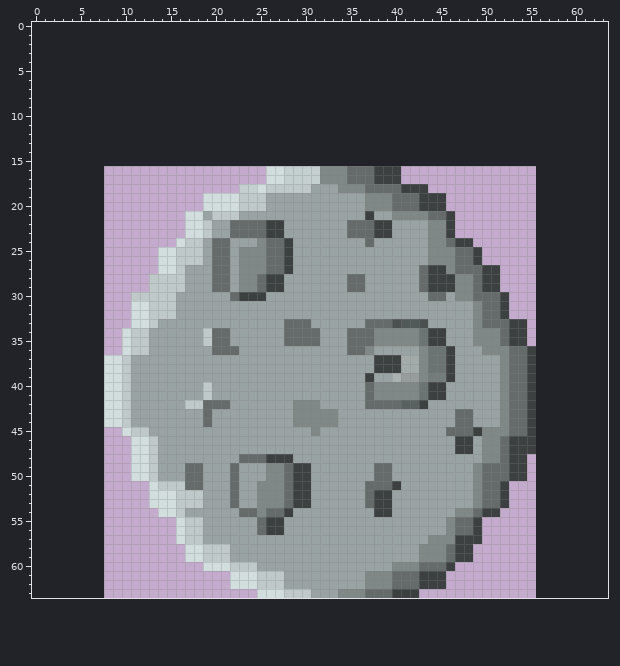
Pixel-art sprite -- enemy/MeteoEnemy3.png. The first picture shows the starting point.
The file is 48x48 pixels. Colours within 5 levels of each other are drawn and written as one. The old version is drawn lined up with the new one, on the new canvas.
After:
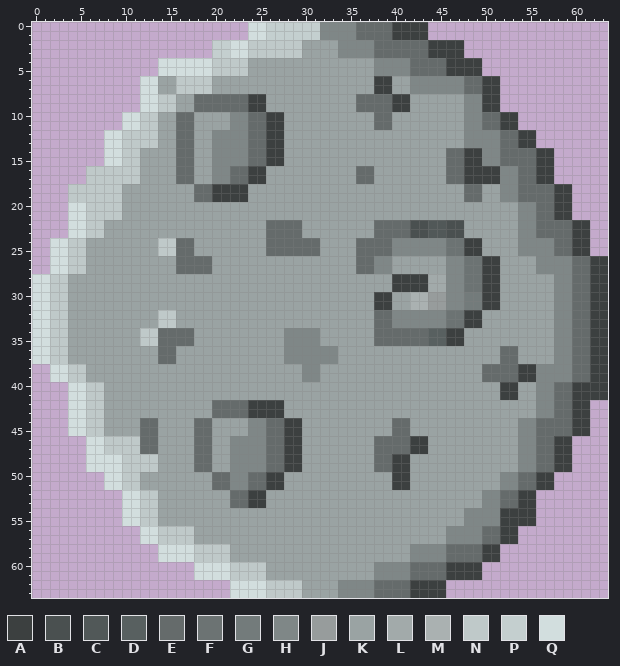
Palette (. is transparent): A #3c4040  B #4a5050  C #515858  D #586060  E #656b6b  F #6c7373  G #737b7b  H #7f8787  J #979c9c  K #9aa3a3  L #a2aaaa  M #aab1b1  N #bfc9c9  P #c4cfcf  Q #d2dede
Change:
canvas 48x48 -> 64x64, the old top-left corner now at 8,16
Changed rows in their new state; - is an unchanged pixel.
first column x 0:
 0 ------------------------QQPPPPPPHHHHEEEEAAAA--------------------
 1 ------------------------QQPPPPPPHHHHEEEEAAAA--------------------
 2 --------------------PPQQNNNNNNKKKKHHHHEEEEEEAAAA----------------
 3 --------------------PPQQNNNNNNKKKKHHHHEEEEEEAAAA----------------
 4 --------------QQQQQQNNNNKKKKKKKKKKKKKKHHHHEEEEAAAA--------------
 5 --------------QQQQQQNNNNKKKKKKKKKKKKKKHHHHEEEEAAAA--------------
 6 ------------QQKKNNNNKKKKKKKKKKKKKKKKKKAAKKHHHHHHEEAA------------
 7 ------------QQKKNNNNKKKKKKKKKKKKKKKKKKAAKKHHHHHHEEAA------------
 8 ------------QQNNKKEEEEEEAAKKKKKKKKKKEEEEAAKKKKKKHHAA------------
 9 ------------QQNNKKEEEEEEAAKKKKKKKKKKEEEEAAKKKKKKHHAA------------
10 ----------QQNNKKEEKKKKHHEEAAKKKKKKKKKKEEKKKKKKKKHHEEAA----------
11 ----------QQNNKKEEKKKKHHEEAAKKKKKKKKKKEEKKKKKKKKHHEEAA----------
12 --------QQNNNNKKEEKKHHHHEEAAKKKKKKKKKKKKKKKKKKKKHHHHEEAA--------
13 --------QQNNNNKKEEKKHHHHEEAAKKKKKKKKKKKKKKKKKKKKHHHHEEAA--------
14 --------QQNNKKKKEEKKHHHHEEAAKKKKKKKKKKKKKKKKKKEEAAHHEEEEAA------
15 --------QQNNKKKKEEKKHHHHEEAAKKKKKKKKKKKKKKKKKKEEAAHHEEEEAA------
16 ------NNNNNNKKKKEEKKHHEEAAKKKKKKKKKK--KKKKKKKKEEAAAAHHEEAA------
17 ------NNNNNNKKKKEEKKHHEEAAKKKKKKKKKK--KKKKKKKKEEAAAAHHEEAA------
18 ----NNNNNNKKKKKKKKEEAAAAKKKKKKK---KKKKKKKKKKKKKKEEKKHHEEEEAA----
19 ----NNNNNNKKKKKKKKEEAAAAKK-----------KKKKKKKKKKKEEKKHHEEEEAA----
20 ----QQNNNNKKKKKKKKKKKKKKKK-----------KKKKKKKKKKKKKKKKKHHEEAA----
21 ----QQNNNNKKKKKKKKK-KKK--------------K--KKKKKKKKKKKKKKHHEEAA----
22 ----QQNNKKKKKKKKKKKK--KKKKEEEE-----KKKEEEEBBCCBBKKKKKKHHEEEEAA--
23 ----QQNNKKKKKKKKKKKK--KKKKEEEE-----KKKEEEEBBCCBBKKKKKKHHEEEEAA--
24 --QQNNKKKKKKKKNNEEK-KK---K--EEEE----E-EEHHHH--FF-AKKKKHHHHEEAA--
25 --QQNNKKKKKKKKNNEEK-KK-KKK--EEEE----EEEEHHHH--FFA-KKKKHHHHEEAA--
26 --QQNNKKKKKKKKKKEEEEKK-KKKKKK-------EEHH----KK-HFFAAKKKKHHHHEEAA
27 --QQNNKKKKKKKKKKEEEEKK-KKKKKK-------EEHH---KKK-HFF--KKKKHHHHEEAA
28 QQNNKKKKKKKKKKKKK---KK-KKKKK-------KK---AAAALLH-FF--KKKKKKHHEEAA
29 QQNNKKKKKKKKKKKKK---KK-KKKKK-------KK---AAAALLH-FF--KKKKKKHHEEAA
30 QQNNKKKKKKKKKKKK------KKKK------------AA--MMJJH-GGAAKKKKKKHHEEAA
31 QQNNKKKKKKKKKKKK----------------------AA--MMJJHHGGAAKKKKKKHHEEAA
32 QQNNKKKKKKKKKK------------------------EEHHHHHHFFAAKKKKKKKKHHEEAA
33 QQNNKKKKKKKKKKNN------------KKK------K--HHHHHHFFAAKKKKKKKKHHEEAA
34 QQNNKKKKKKKK-NEEEE-KKK------HHHH---KKKEEEEEEDDAA-KKKKKKKKKHHEEAA
35 QQNNKKKKKKKK-NEEEE-KKK------HHHH---KKKEEEEEEDDAA-KKKKKKKKKHHEEAA
36 QQNNKKKKKKKKK-EE----KKK-----HHHHHH-KKK-----KKKK---KKE-KKKKHHEEAA
37 QQNNKKKKKKK---EE------------HHHHHH----KKKKKKKKK-----E-KKKKHHEEAA
38 --QQNNKKKKK-------------------HH------KKKKKKKKK---EEE-A-HHHHEEAA
39 --QQNNKKKKK-------------------HH-----K--KKKKKKK---EEE-A-HHHHEEAA
40 ----QQNNKKK--------K-----------------KKKKKKKKK------AAKKHHEEAAAA
41 ----QQNNKKK--------K-----------------KKKKKKKKK------AAKKHHEEAAAA
42 ----QQNNKKK------KKK--EEAAAA-KKK-----KKKKKKK--------KKKKHHEEAA--
43 ----QQNNKKK--------KEEEEAAAA-KKKKK-------------KK---KKKKHHEEAA--
44 ----QQNNKKK-EE----E-----HHEEAAKKKK------EE-----KK---KKHHEEEEAA--
45 ----QQNNKKKKEE----EE----HHEEAA-K--------EE----KKKKKKKKHHEEEEAA--
46 ------QQNNNNEE----EE--HHHHEEAA--------EEEEAA---KK-KKKKHHEEAA----
47 ------QQNNNNEE----EE--HHHHEEAA--------EEEEAA---KK-KKKKHHEEAA----
48 ------QQQQNNN-----EE--HHHHEE-A--------EEAA--------KKKKHHEEAA----
49 ------QQQQNNN----K-E--HHHHEEA-K---------AA-------KKKKKHHEEAA----
50 --------QQNNKK---KK-EEHHEEAAKKK-------KKAA-------KKKHHEEAA------
51 --------QQNNKKKKKKK-EEHHEEAAKKK------KKK-A-------KKKHHEEAA------
52 ----------QQNNKKKKK----EAAKKKKK------KKK---------KHHEEAA--------
53 ----------QQNNKKKKK----EAAKKKKK------KKK---------KHHEEAA--------
54 ----------QQNNKKK------KKKKKK---------KK-------K-HHHAAAA--------
55 ----------QQNNKKKKK------KKK------------------KKHHHHAAAA--------
56 ------------QQNNN-K------KKK-------------------HHHEEAA----------
57 ------------QQNNN-K-------------------------KK-HHHEEAA----------
58 --------------QQQ-N-----------------------H----EEEAA------------
59 --------------QQQ-N-----------------------H----EEEAA------------
60 ------------------Q------N------------HH--E----AAA--------------
61 ------------------QQQQNNN-KK---------K--HH-EEEAAAA--------------
62 -------------------------Q--NN----HHH-EE--A---------------------
63 ----------------------QQQ-NN--K------H--EE-AAA------------------
Where, in picture pixels (left, top, right, bottom), the same in both pictures:
changed: (32, 22, 608, 598)
